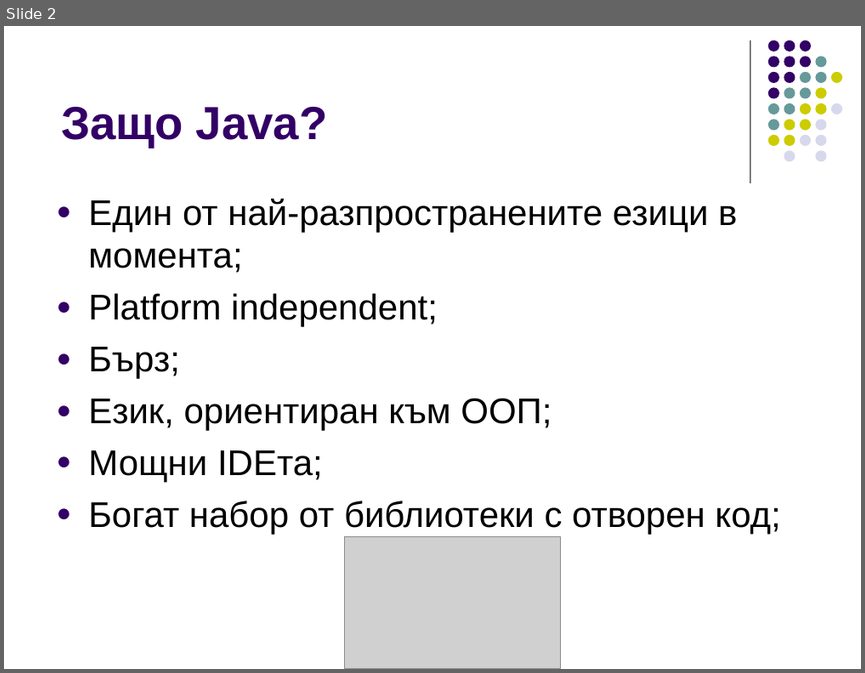
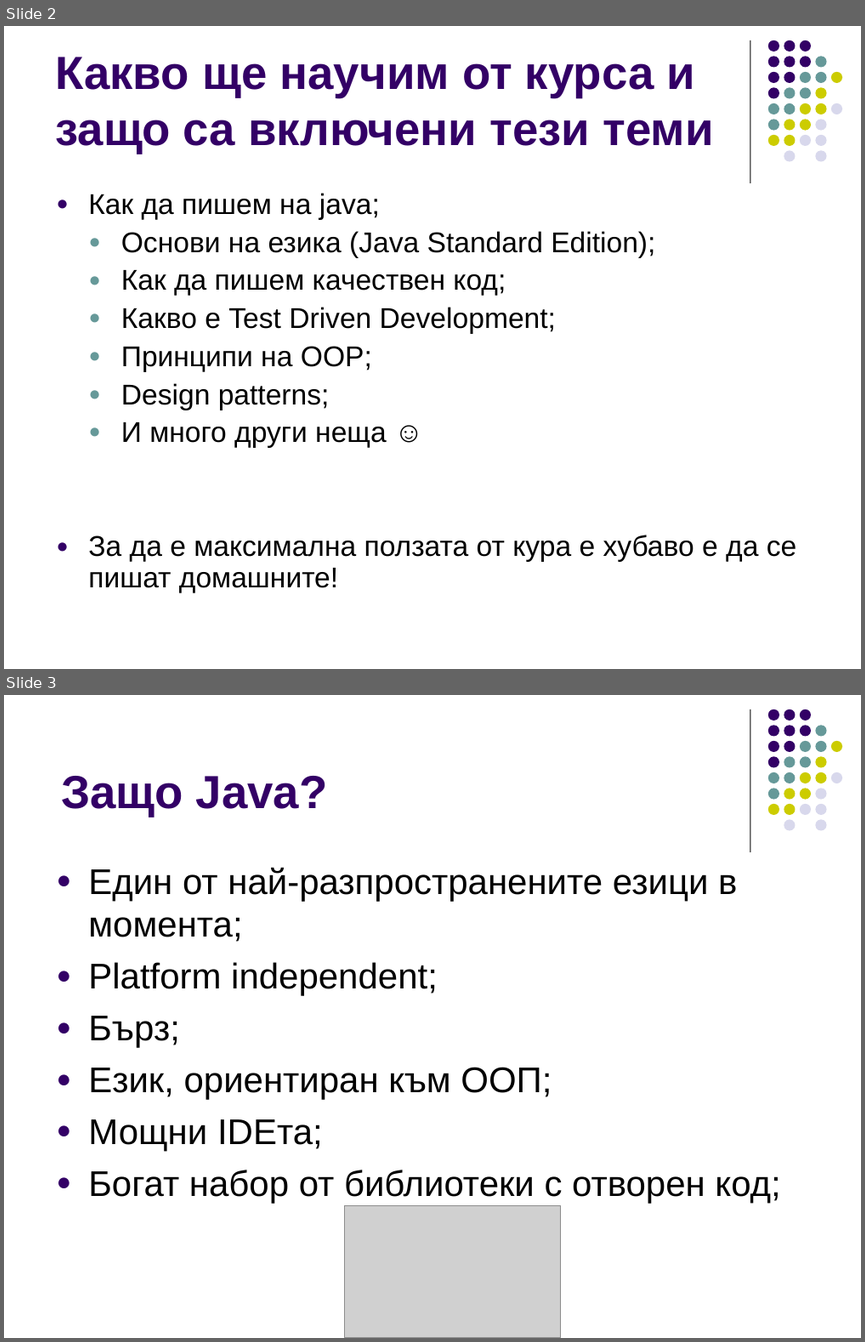
Before and after one commit to ivorusev/startup-factory-java-course, a slide deck: 1-introduction.ppt. Shown one above the other, each under a label of ours: slide 2 before the commit, slides 2 and 3 after it. The pictures are 865x673 and 865x1342 pixels, drawn with LibreOffice and Linux fonts; fonts in the diff are those of the drawing; grey boxes stand for pictures. Boxes give left, top, right and bottom in pixels: in the first picture for what was removed or moved away, otherwise in the second. Text is boxed around its words. In the diff, an @@ line names an element or a change of style, - is before the commit and + after.

```diff
--- a/1-introduction.ppt
+++ b/1-introduction.ppt
@@ slide 2 added at (x1=4, y1=26, x2=861, y2=669), background #FFFFFF; not listed: 32 template elements that a slide beside it also shows @@
@@ title added at (x1=55, y1=57, x2=713, y2=154), 39 pt, text #330066, bold @@
+Какво ще научим от курса и защо са включени тези теми
@@ text added at (x1=88, y1=193, x2=796, y2=593), 24 pt, text #000000 @@
+● Как да пишем на java;
+  ● Основи на езика (Java Standard Edition);
+  ● Как да пишем качествен код;
+  ● Какво е Test Driven Development;
+  ● Принципи на OOP;
+  ● Design patterns;
+  ● И много други неща ☺
+● За да е максимална ползата от кура е хубаво е да се пишат домашните!
@@ what was slide 2 is now slide 3 @@
```
Also in this commit, not shown: 1 slide changed, 1 other file.
